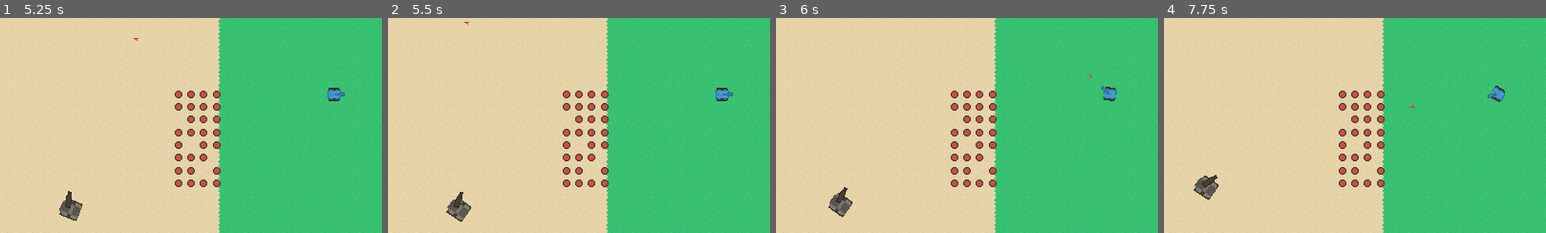
Above: before the commit, frames 1-4 (left to right).
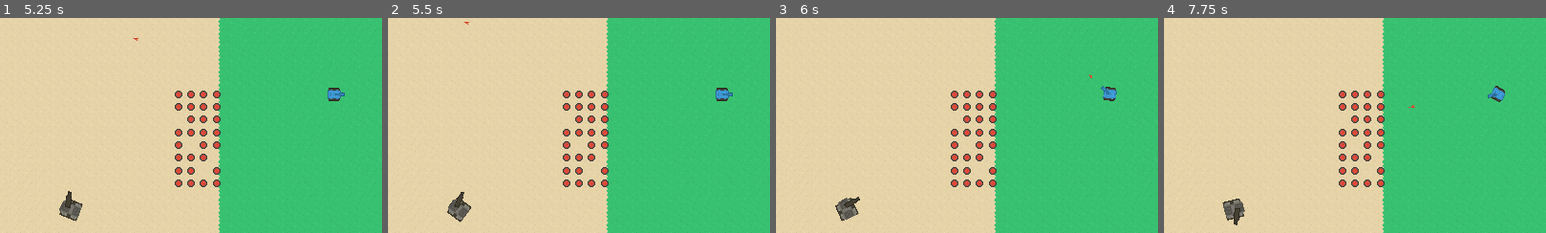
Above: after the commit, the same moments.

Repository: alirezah95/Tanks-Battle
Game: Godot game, scene res://Scenes/Level.tscn
The game is run twice, just before and just after one commit, with the same random seed, the same clock (stepped at 60 frames per second) and the same inputs.
Inputs (mouse positions are % of the whole screen's width and height, from its top left):
- Up to frame 1 (5.25 s): move the mouse to (72, 45) at 0.52 s; hold Right (ui_right) 0.53-1.28 s; hold Space (break) 0.53-1.28 s; move the mouse to (30, 55) at 1.27 s; hold Down (ui_down) 1.28-2.03 s; click (30, 55) at 1.35 s; move the mouse to (60, 28) at 2.02 s; hold Right (ui_right) 2.03-2.78 s; hold Space (break) 2.03-2.78 s; move the mouse to (45, 70) at 2.77 s; hold Up (ui_up) 2.78-3.53 s; click (45, 70) at 2.85 s; move the mouse to (80, 65) at 3.52 s; hold Space (break) 3.53-4.28 s; hold Left (ui_left) 3.53-5.03 s; move the mouse to (20, 35) at 4.27 s; click (20, 35) at 4.35 s; tap Enter at 5 s; move the mouse to (55, 50) at 5.02 s; hold Down (ui_down) from 5.03 s (still down); hold Space (break) from 5.03 s (still down)
- Up to frame 2 (5.5 s): keep holding Down (ui_down); keep holding Space (break)
- Up to frame 3 (6 s): move the mouse to (35, 25) at 5.77 s; release Down (ui_down) at 5.78 s; release Space (break) at 5.78 s; hold Right (ui_right) from 5.78 s (still down); click (35, 25) at 5.85 s
- Up to frame 4 (7.75 s): move the mouse to (72, 45) at 6.52 s; release Right (ui_right) at 6.53 s; hold Up (ui_up) 6.53-7.28 s; hold Space (break) 6.53-7.28 s; move the mouse to (30, 55) at 7.27 s; hold Right (ui_right) from 7.28 s (still down); click (30, 55) at 7.35 s
The pictures show only the part of the screen within x 6-56%, y 32-82%; the shares and areas given below are measured in that part.

Frame 1 is identical in both runs. In frame 2, less than 0.1% of the frame differs, in the area x 15-22%, y 80-96%; in frame 3, 0.6%; in frame 4, 1.0%, in the area x 7-22%, y 72-97%.

Commit message:
Completes and improves npc's chase_player, returning and other states.

Diff:
--- a/Scripts/Tank/NPCTank.gd
+++ b/Scripts/Tank/NPCTank.gd
@@ -54,6 +54,7 @@
 
 
 func _ready() -> void:
+	speed = 125
 	patrol_points.resize(4)
 	randomize()
 	var increasing_angle: int = randi() & 0x1
@@ -88,7 +89,8 @@
 	else:
 		match npc_current_state:
 			NPCState.RETURNING:
-				if (position - initial_position).length_squared() < 300:
+				if (position - patrol_points[curr_patrol_point]
+						).length_squared() < 300:
 					npc_current_state = NPCState.PATROLING
 			NPCState.PATROLING:
 				pass
@@ -101,12 +103,16 @@
 				else:
 					npc_current_state = NPCState.PATROLING
 
+	# Keeping rotation in between -pi and pi, because it's one of the assumption
+	# in our functions.
+	if rotation > 3.1415:
+		rotation -= 6.2831
+	elif rotation < -3.1415:
+		rotation += 6.2831
 
 	# Updating states
 	match npc_current_state:
 		NPCState.PATROLING:
-			if return_path.size() > 0:
-				return_path.clear()
 			if ((position - patrol_points[curr_patrol_point]).length_squared()
 					<= 300):
 				curr_patrol_point += 1
@@ -116,26 +122,8 @@
 					).normalized()
 				patrol_look_angle = patrol_direction.angle()
 
-				var look_angle_2pi: float = ((patrol_look_angle - 6.2831) if
-					patrol_look_angle > 0 else (patrol_look_angle + 6.2831))
-
-				if rotation > 3.1415:
-					rotation -= 6.2831
-				elif rotation < -3.1415:
-					rotation += 6.2831
-
-				# Finding the shortest direction to rotate
-				var diff_to_angle: float = abs(rotation - patrol_look_angle)
-				var diff_to_2pi_angle: float
-				if patrol_look_angle > 0:
-					diff_to_2pi_angle = abs(rotation - look_angle_2pi)
-				else:
-					diff_to_2pi_angle = abs(rotation - look_angle_2pi)
-
-				if diff_to_angle <= diff_to_2pi_angle:
-					pass # Do nothing
-				else:
-					patrol_look_angle = look_angle_2pi
+				patrol_look_angle = _get_nearest_angle_to_rotate(rotation,
+					patrol_look_angle)
 
 				patrol_is_rotating = true
 			else:
@@ -173,7 +161,10 @@
 					path_to_player[1] - position)
 				rotation = move_toward(rotation, move_dir.angle(), delta * 2.5)
 				move_and_slide(Vector2(1, 0).rotated(rotation) * speed)
-			update()
+				var barrel_angle_to_player: float = barrel.get_angle_to(
+					Global.player.global_position)
+				barrel.rotation = move_toward(barrel.rotation,
+					barrel.rotation + barrel_angle_to_player, delta)
 		NPCState.SHOTING_PLAYER:
 			if return_path.size() > 0:
 				return_path.clear()
@@ -185,14 +176,24 @@
 		NPCState.RETURNING:
 			if return_path.size() >= 2:
 				move_angle = (return_path[return_path_point_indx] - position
-					).angle()
-				rotation = move_toward(rotation, move_angle, delta * 2.5)
-				move_and_slide(Vector2(1, 0).rotated(rotation) * speed)
+						).angle()
+				move_angle = _get_nearest_angle_to_rotate(rotation, move_angle)
+				rotation = move_toward(rotation, move_angle, delta * 5)
+				barrel.rotation = move_toward(barrel.rotation, 0, delta)
+				# Speed ratio is used to decrease tank speed on turns
+				var speed_ratio: float = 1
+				var diff_angle: float = abs(move_angle - rotation)
+				if (diff_angle) > 0.2 or (diff_angle) < -0.2 :
+					speed_ratio = .4
+				move_and_slide(Vector2(1, 0).rotated(rotation)
+					* speed * speed_ratio)
 
 				if ((position - return_path[return_path_point_indx]
-						).length_squared() < 100):
+						).length_squared() < 400):
 					return_path_point_indx += 1
-				update()
+					if return_path_point_indx >= return_path.size():
+						npc_current_state = NPCState.PATROLING
+						return_path.clear()\
 
 	return
 
@@ -203,30 +204,33 @@
 	# Getting closest point id to position and return position
 	var cls_pos_id: int = Global.level.astar.get_closest_point(position)
 	var cls_player_pos_id: int = (
-		Global.level.astar.get_closest_point(initial_position))
+		Global.level.astar.get_closest_point(patrol_points[curr_patrol_point]))
 
 	return_path = Global.level.astar.get_point_path(
 		cls_pos_id,
 		cls_player_pos_id)
 
-	return_path_point_indx = 0
-
-	return
-
-
-
-func _draw() -> void:
-	if return_path.size() > 0:
-		for i in range(return_path.size() - 1):
-			draw_line(to_local(return_path[i]), to_local(return_path[i + 1]),
-			Color.blue, 6)
-	else:
-		for i in range(path_to_player.size() - 1):
-			draw_line(to_local(path_to_player[i]), to_local(path_to_player[i + 1]),
-				Color.blue, 6)
-
-	return
-
+	return_path_point_indx = 1
+
+	move_angle = (return_path[return_path_point_indx] - position
+		).angle()
+
+	return
+
+
+
+#func _draw() -> void:
+#	if return_path.size() > 0:
+#		for i in range(return_path.size() - 1):
+#			draw_line(to_local(return_path[i]), to_local(return_path[i + 1]),
+#			Color.blue, 6)
+#	else:
+#		for i in range(path_to_player.size() - 1):
+#			draw_line(to_local(path_to_player[i]), to_local(path_to_player[i + 1]),
+#				Color.blue, 6)
+#
+#	return
+#
 
 
 func _npc_shot_at_palyer(barrel_angle_to_player: float) -> void:
@@ -236,8 +240,24 @@
 	return
 
 
+
 func _estimate_closest_point_to(_pos: Vector2) -> int:
 	var closest_tile_pos: Vector2 = Vector2(int(_pos.x) >> 6, int(_pos.y) >> 6)
 	closest_tile_pos -= Global.level.grnd_tile.get_used_cells()[0]
 
 	return int((int(closest_tile_pos.x) << 6) + closest_tile_pos.y)
+
+
+
+func _get_nearest_angle_to_rotate(angle: float, target_angle: float) -> float:
+	var target_angle_2pi: float = ((target_angle - 6.2831) if target_angle > 0
+		else (target_angle + 6.2831))
+
+	# finds the shortest direction to rotate
+	var diff_to_target_angle: float = abs(angle - target_angle)
+	var diff_to_target_angle_2pi: float = abs(angle - target_angle_2pi)
+
+	if diff_to_target_angle <= diff_to_target_angle_2pi:
+		return target_angle
+	else:
+		return target_angle_2pi
